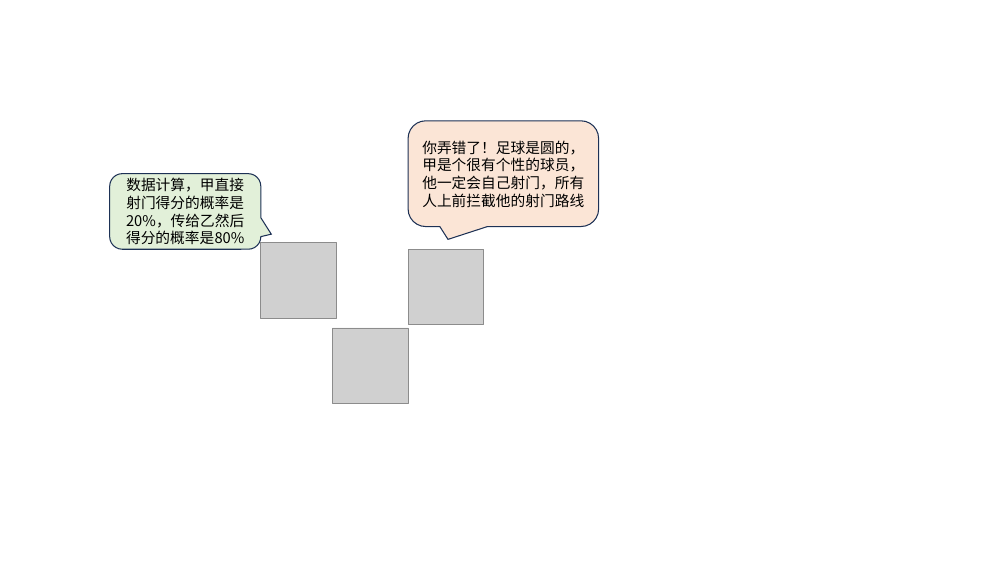
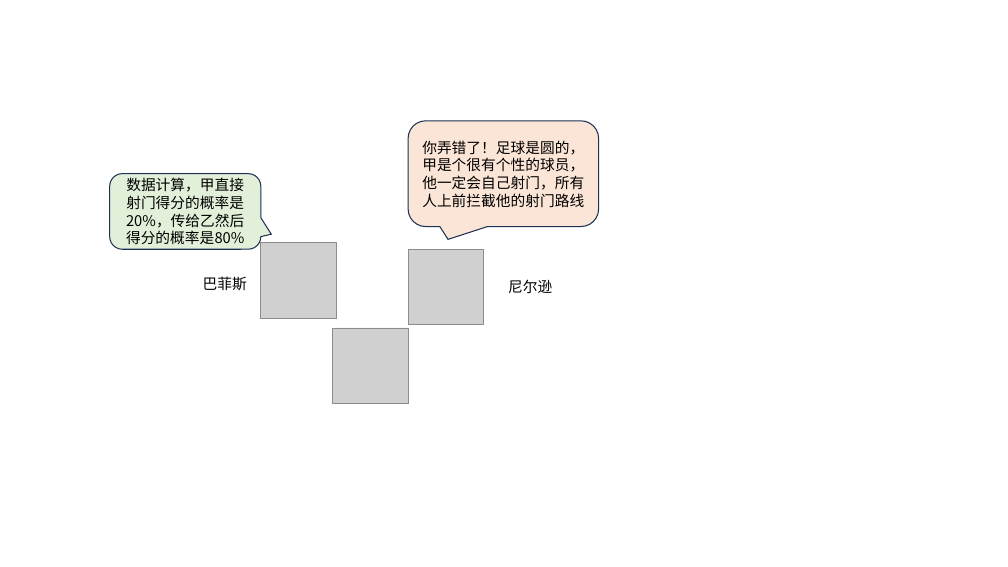
Before and after one commit to datawhalechina/joyrl-book, a slide deck: slide 1 of docs/ch6/main.pptx. Drawn at 1008x567 pixels with LibreOffice and Linux fonts; fonts in the diff are those of the drawing; grey boxes stand for pictures. Boxes give left, top, right and bottom in pixels: in the first picture for what was removed or moved away, otherwise in the second. Text is boxed around its words. In the diff, an @@ line names an element or a change of style, - is before the commit and + after.

```diff
--- a/docs/ch6/main.pptx
+++ b/docs/ch6/main.pptx
@@ text added at [203, 276, 247, 290], 14 pt, text #000000 @@
+巴菲斯
@@ text added at [508, 279, 552, 293], 14 pt, text #000000 @@
+尼尔逊
```
Also in this commit, not shown: 23 other files.
